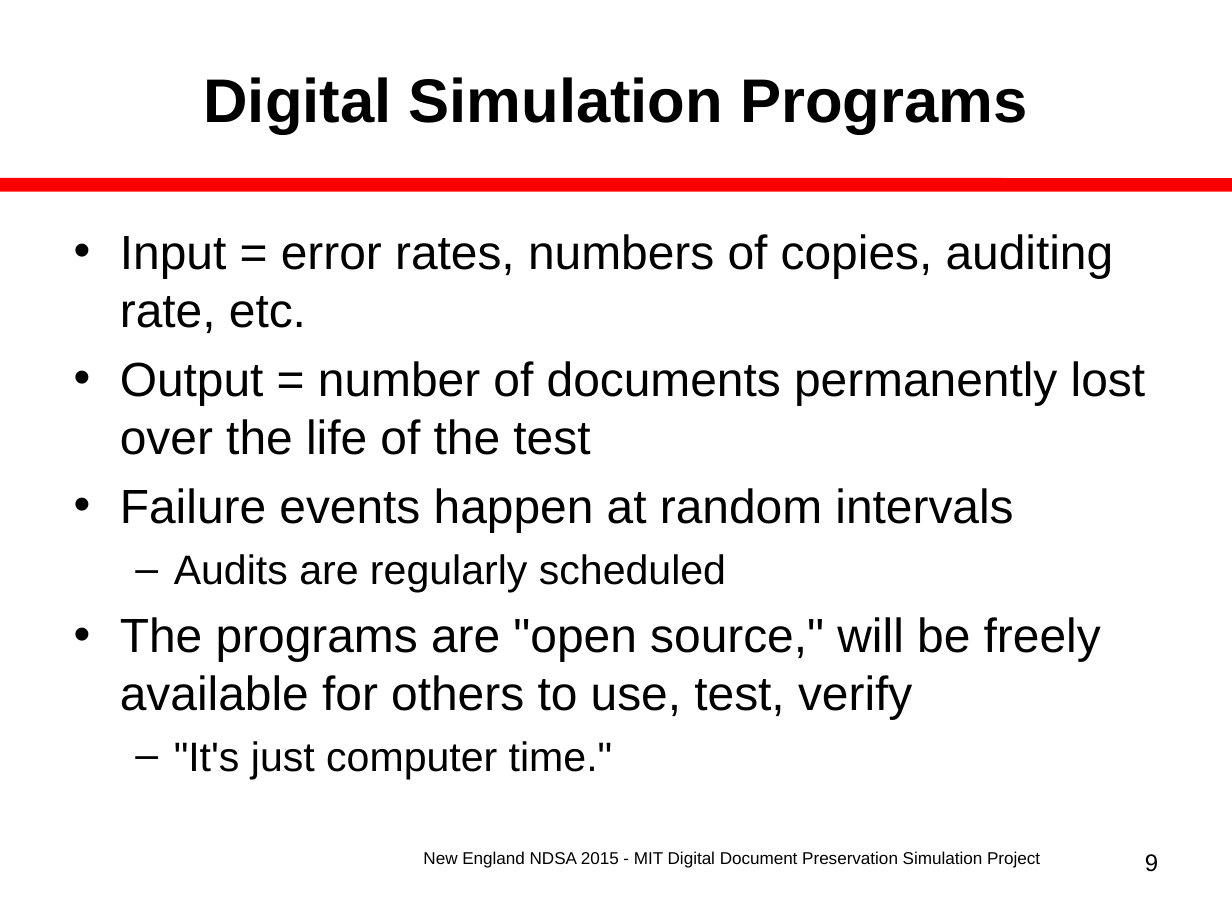
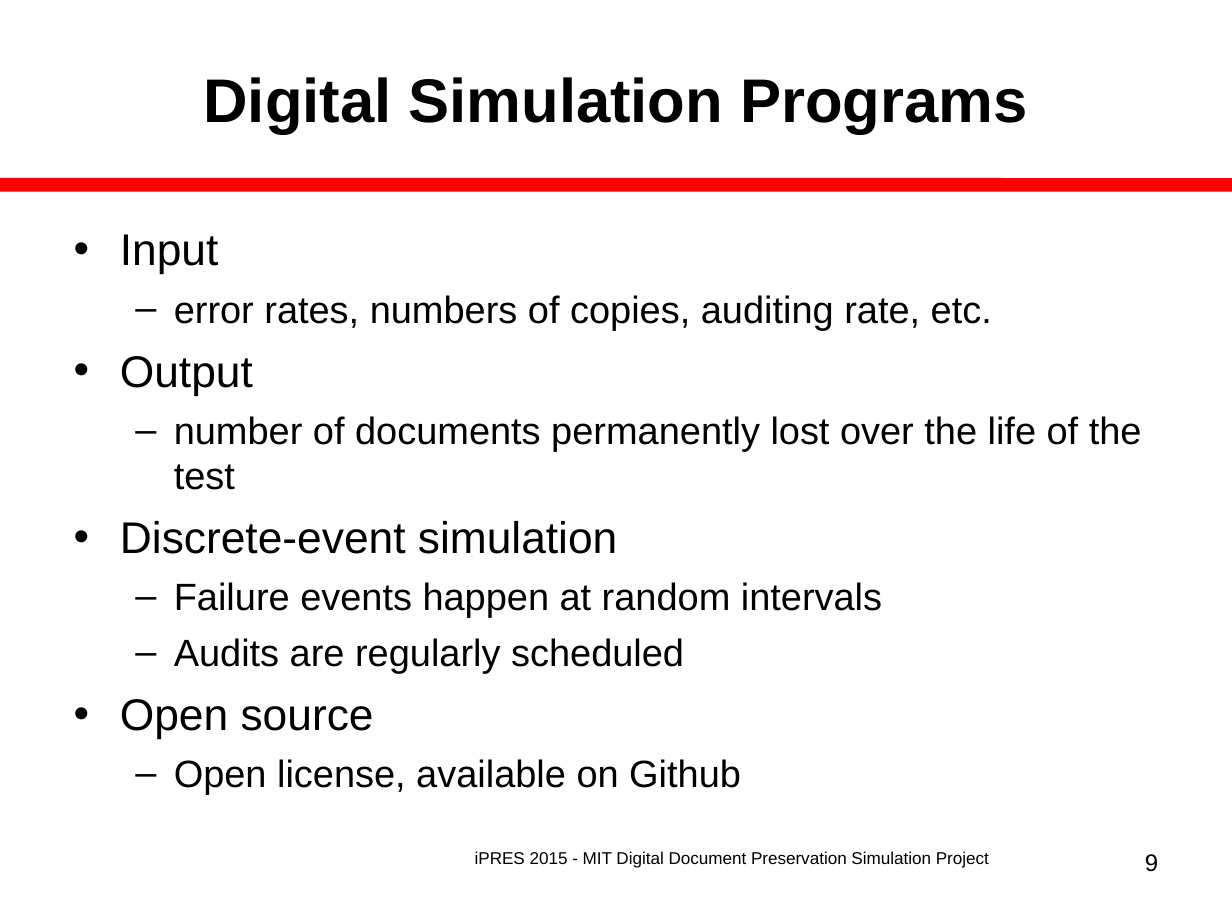
Before and after one commit to MIT-Informatics/PreservationSimulation, a slide deck: slide 9 of shelf/docs/Slides_iPres2015Nov.ppt. Drawn at 1232x924 pixels with LibreOffice and Linux fonts; fonts in the diff are those of the drawing. Boxes give left, top, right and bottom in pixels: in the first picture for what was removed or moved away, otherwise in the second. Text is boxed around its words. In the diff, an @@ line names an element or a change of style, - is before the commit and + after.

```diff
--- a/shelf/docs/Slides_iPres2015Nov.ppt
+++ b/shelf/docs/Slides_iPres2015Nov.ppt
@@ text at (x1=120, y1=234, x2=1142, y2=554): text changed; size 28 to 22.2 pt @@
-• Input = error rates, numbers of copies, auditing rate, etc.
-• Output = number of documents permanently lost over the life of the test
+• Input
+  – error rates, numbers of copies, auditing rate, etc.
+• Output
+  – number of documents permanently lost over the life of the test
+• Discrete-event simulation
@@ text at (x1=174, y1=582, x2=882, y2=673): size 28 to 22.2 pt in "Failure events happen at random intervals"; size 24 to 22.2 pt in "Audits are regularly scheduled"; bullet • to –; list level 1 to 2 in "Failure events happen at random ..." @@
@@ text at (x1=120, y1=699, x2=741, y2=794): text changed; size 28 to 22.2 pt @@
-• The programs are "open source," will be freely available for others to use, test, verify
-  – "It's just computer time."
+• Open source
+  – Open license, available on Github
@@ text at (x1=475, y1=851, x2=989, y2=868): text changed @@
-New England NDSA 2015 - MIT Digital Document Preservation Simulation Project
+iPRES 2015 - MIT Digital Document Preservation Simulation Project
```
Also in this commit, not shown: 26 other slides changed, 7 slides added, 10 other files.
